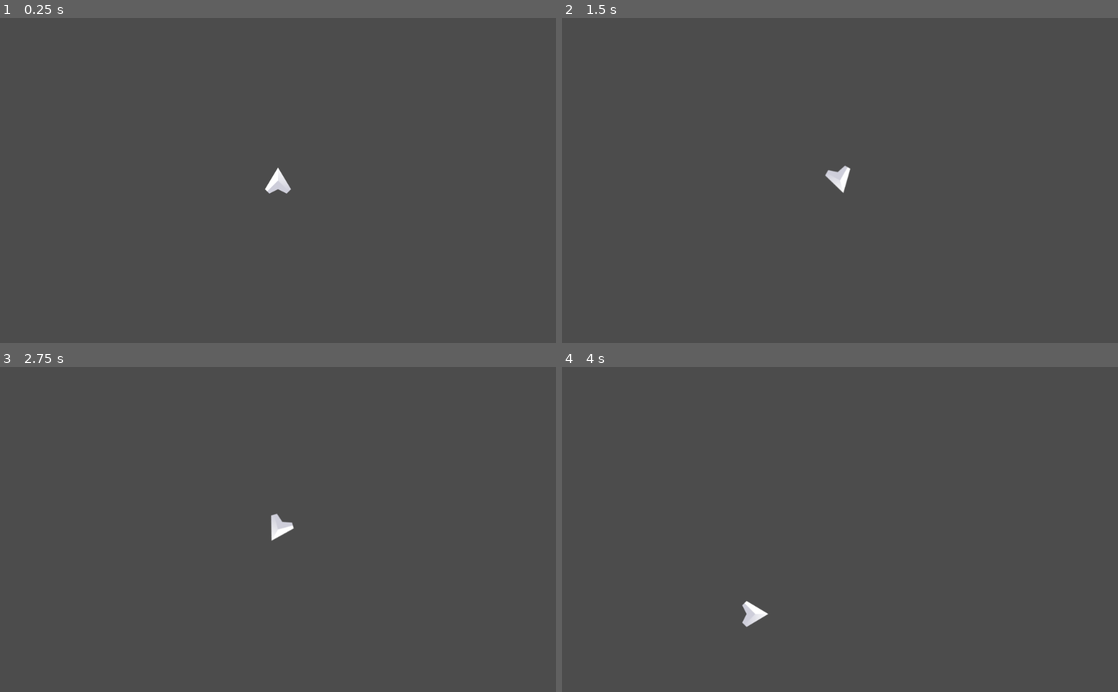
Above: before the commit, frames 1-4 (two rows, left to right).
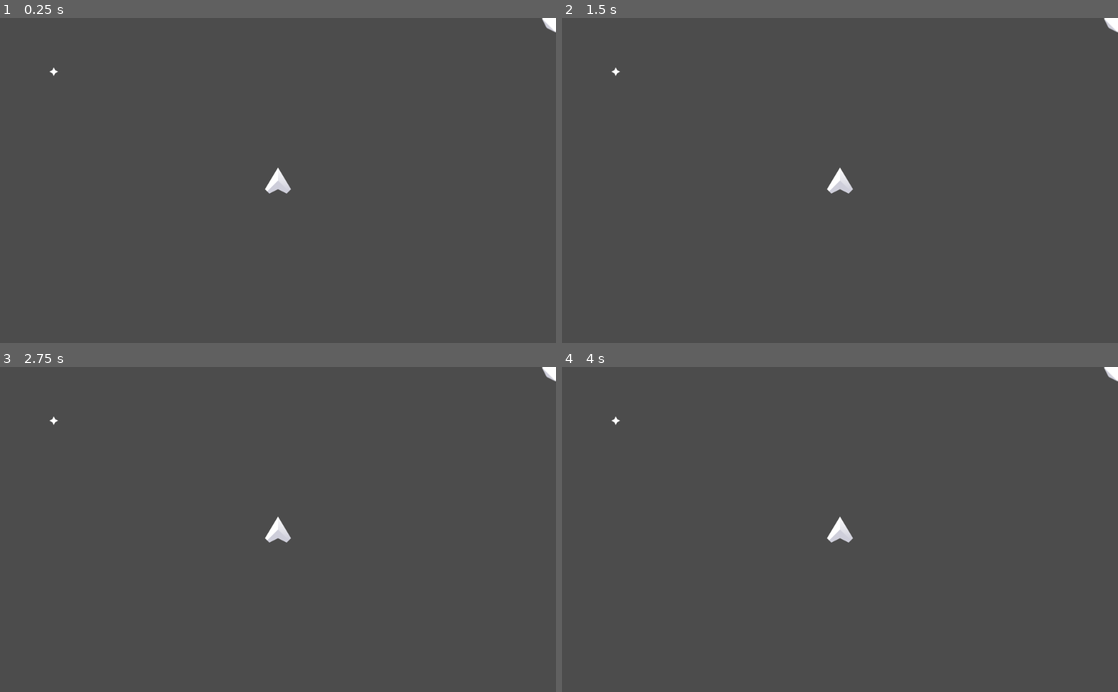
Above: after the commit, the same moments.

Repository: trevrobb/Exercise-02b-Bullets-and-Asteroids
Game: Godot game, scene res://Player/Game.tscn
Same seed, same stepped clock (60 frames per second), same inputs: the game is played once before the commit and once after it. Before the commit the project starts from res://Game.tscn.
Inputs:
- Up to frame 1 (0.25 s): no input
- Up to frame 2 (1.5 s): tap Enter at 0.5 s; hold D (right) 0.53-1.28 s; tap Space (shoot) at 0.6, 1.35 s; hold A (left) from 1.28 s (still down)
- Up to frame 3 (2.75 s): release A (left) at 2.03 s; hold D (right) from 2.03 s (still down); tap Space (shoot) at 2.1 s
- Up to frame 4 (4 s): release D (right) at 2.78 s; hold W (forward) 2.78-3.53 s; tap Space (shoot) at 2.85, 3.6 s; hold A (left) from 3.53 s (still down)

The runs differ from the first frame. In frame 1, 0.1% of the frame differs, in the area x 8-100%, y 0-18%; in frame 2, 0.4%; in frame 3, 0.3%; in frame 4, 0.5%, in the area x 8-100%, y 0-81%.
Error after the commit: Invalid call. Nonexistent function 'is_action_pressed_just_presseda' in base 'InputDefault'. (res://Player/Player.gd:33)

Commit message:
Finished

Diff:
--- /dev/null
+++ b/Asteroid/Asteroid.gd
@@ -0,0 +1,16 @@
+extends KinematicBody2D
+
+var velocity = Vector2.ZERO
+var initial_speed = 3.0
+
+
+
+
+
+func _ready():
+	velocity = Vector2(0,initial_speed*randf()).rotated(PI*2*randf())
+
+func _physics_process(delta):
+	position = position + velocity
+	position.x = wrapf(velocity.x, 0, 1024)
+	position.y = wrapf(velocity.y,0,600)
--- /dev/null
+++ b/Asteroid/Asteroid.tscn
@@ -0,0 +1,13 @@
+[gd_scene load_steps=3 format=2]
+
+[ext_resource path="res://Assets/Asteroid.png" type="Texture" id=1]
+[ext_resource path="res://Asteroid/Asteroid.gd" type="Script" id=2]
+
+[node name="Asteroid" type="KinematicBody2D"]
+script = ExtResource( 2 )
+
+[node name="Sprite" type="Sprite" parent="."]
+texture = ExtResource( 1 )
+
+[node name="CollisionPolygon2D" type="CollisionPolygon2D" parent="."]
+polygon = PoolVector2Array( 21, -17.3, 21, -14.3, 29.1, 4, 26.3, 4, 20.3, 18, 18.6, 18, 2.6, 28, -2.5, 28, -21, 17.1, -21, 14.3, -29.1, -4, -26.2, -4, -17.2, -21, -14.5, -21, -4, -26.2, -4, -29.2 )
--- a/Game.tscn
+++ /dev/null
@@ -1,28 +0,0 @@
-[gd_scene load_steps=4 format=2]
-
-[ext_resource path="res://Assets/Player.png" type="Texture" id=1]
-[ext_resource path="res://Player/Player.gd" type="Script" id=2]
-[ext_resource path="res://Assets/Exhaust.png" type="Texture" id=3]
-
-[node name="Game" type="Node2D"]
-__meta__ = {
-"_editor_description_": "The root of the scene"
-}
-
-[node name="Player" type="KinematicBody2D" parent="."]
-position = Vector2( 512, 300 )
-script = ExtResource( 2 )
-__meta__ = {
-"_edit_group_": true
-}
-
-[node name="Exhaust" type="Sprite" parent="Player"]
-visible = false
-position = Vector2( 0, 40 )
-texture = ExtResource( 3 )
-
-[node name="Sprite" type="Sprite" parent="Player"]
-texture = ExtResource( 1 )
-
-[node name="CollisionPolygon2D" type="CollisionPolygon2D" parent="Player"]
-polygon = PoolVector2Array( 5, -25.2, 5, -22.5, 28.3, 17, 27.2, 19, 25.9, 19, 17.9, 28, 13.6, 28, -0.700001, 21.7, -19, 29, -19, 25.9, -28, 17.9, -28, 14.4, -3, -25.6, -3, -29.2 )
--- a/Global.gd
+++ b/Global.gd
@@ -1,4 +1,8 @@
 extends Node
+
+
+func _ready():
+	randomize()
 
 func _unhandled_input(event):
 	if event.is_action_pressed("menu"):
--- /dev/null
+++ b/Player/Bullet.gd
@@ -0,0 +1,25 @@
+extends KinematicBody2D
+
+var velocity = Vector2.ZERO
+var speed = 500.0
+var damage =1
+
+
+
+
+func _ready():
+
+	velocity = Vector2(0,-speed).rotated(self.rotation)
+
+func _physics_process(_delta):
+	velocity = move_and_slide(velocity, Vector2.ZERO)
+	position = position + velocity
+	position.x = wrapf(position.x,0,1024)
+	position.y = wrapf(position.x,0,600)
+
+func _on_Area2d_body_entered(body):
+	queue_free()
+
+
+func _on_Timer_timeout():
+	queue_free()
--- /dev/null
+++ b/Player/Bullet.tscn
@@ -0,0 +1,30 @@
+[gd_scene load_steps=4 format=2]
+
+[ext_resource path="res://Assets/Bullet.png" type="Texture" id=1]
+[ext_resource path="res://Player/Bullet.gd" type="Script" id=2]
+
+[sub_resource type="CircleShape2D" id=1]
+radius = 12.0
+
+[node name="Bullet" type="KinematicBody2D"]
+collision_layer = 0
+collision_mask = 0
+motion/sync_to_physics = true
+script = ExtResource( 2 )
+
+[node name="Sprite" type="Sprite" parent="."]
+position = Vector2( -1, -1 )
+texture = ExtResource( 1 )
+
+[node name="Timer" type="Timer" parent="."]
+one_shot = true
+autostart = true
+
+[node name="Area2D" type="Area2D" parent="."]
+position = Vector2( 0, 1 )
+
+[node name="CollisionShape2D" type="CollisionShape2D" parent="Area2D"]
+shape = SubResource( 1 )
+
+[node name="CollisionPolygon2D" type="CollisionPolygon2D" parent="."]
+polygon = PoolVector2Array( 12.4, 0.5, 11.3, 3, 9.7, 3, -0.6, 12.4, -3, 11.3, -3, 9.9, -12, 1.9, -12, -1.9, -3, -9.9, -3, -11.3, -0.5, -12.4 )
--- /dev/null
+++ b/Player/Game.tscn
@@ -0,0 +1,44 @@
+[gd_scene load_steps=6 format=2]
+
+[ext_resource path="res://Player/Bullet.tscn" type="PackedScene" id=1]
+[ext_resource path="res://Assets/Player.png" type="Texture" id=2]
+[ext_resource path="res://Assets/Exhaust.png" type="Texture" id=3]
+[ext_resource path="res://Player/Player.gd" type="Script" id=4]
+[ext_resource path="res://Asteroid/Asteroid.tscn" type="PackedScene" id=5]
+
+[node name="Game" type="Node2D"]
+__meta__ = {
+"_editor_description_": "The root of the scene"
+}
+
+[node name="Player" type="KinematicBody2D" parent="."]
+position = Vector2( 512, 300 )
+script = ExtResource( 4 )
+__meta__ = {
+"_edit_group_": true
+}
+
+[node name="Exhaust" type="Sprite" parent="Player"]
+visible = false
+position = Vector2( 0, 40 )
+texture = ExtResource( 3 )
+
+[node name="Sprite" type="Sprite" parent="Player"]
+texture = ExtResource( 2 )
+
+[node name="CollisionPolygon2D" type="CollisionPolygon2D" parent="Player"]
+polygon = PoolVector2Array( 5, -25.2, 5, -22.5, 28.3, 17, 27.2, 19, 25.9, 19, 17.9, 28, 13.6, 28, -0.700001, 21.7, -19, 29, -19, 25.9, -28, 17.9, -28, 14.4, -3, -25.6, -3, -29.2 )
+
+[node name="Bullet" parent="." instance=ExtResource( 1 )]
+position = Vector2( 100, 100 )
+motion/sync_to_physics = false
+
+[node name="Asteroid_Container" type="Node2D" parent="."]
+
+[node name="Asteroid" parent="Asteroid_Container" instance=ExtResource( 5 )]
+
+[node name="Asteroid2" parent="Asteroid_Container" instance=ExtResource( 5 )]
+position = Vector2( 800, 500 )
+
+[node name="Effects" type="Node2D" parent="."]
+position = Vector2( 1, 1 )
--- a/Player/Player.gd
+++ b/Player/Player.gd
@@ -6,23 +6,35 @@
 var speed = 0.1
 var max_speed = 10
 
-
-
+onready var Bullet = load("res://Player/Bullet.tscn")
+var nose = Vector2(0,-60)
 func _ready():
 	pass
 
 func _physics_process(_delta):
+	velocity = velocity + get_input()*speed
+	velocity = velocity.normalized() * clamp(velocity.length(), 0, max_speed)
+	velocity = move_and_slide(velocity, Vector2.ZERO)
 	position = position + velocity
-	velocity = velocity.normalized() * clamp(velocity.length(), 0, max_speed)
+	position.x = wrapf(position.x, 0, 1024)
+	position.y = wrapf(position.y, 0, 600)
 
+func get_input():
+	var to_return = Vector2.ZERO
 	$Exhaust.hide()
 	if Input.is_action_pressed("forward"):
-		velocity = velocity + Vector2(0,-speed).rotated(rotation)
+		to_return.y -= 1
 		$Exhaust.show()
 	if Input.is_action_pressed("left"):
-		rotation_degrees = rotation_degrees - rotation_speed
+		to_return.x-=1
+
 	if Input.is_action_pressed("right"):
-		rotation_degrees = rotation_degrees + rotation_speed
-
-	position.x = wrapf(position.x, 0, 1024)
-	position.y = wrapf(position.y, 0, 600)
+		to_return.x += 1
+	if Input.is_action_pressed_just_presseda("shoot"):
+		var Effects = get_node_or_null("/root/Game/Effects")
+		if Effects != null:
+			var bullet = Bullet.instance()
+			bullet.global_position = self.global_position + nose.rotated(rotation)
+			bullet.roation = self.rotation
+			Effects.add_child(bullet)
+	return to_return.rotated(rotation)
--- a/project.godot
+++ b/project.godot
@@ -11,7 +11,7 @@
 [application]
 
 config/name="Bullets and Asteroids"
-run/main_scene="res://Game.tscn"
+run/main_scene="res://Player/Game.tscn"
 config/icon="res://icon.png"
 
 [autoload]
@@ -22,27 +22,27 @@
 
 forward={
 "deadzone": 0.5,
-"events": [ Object(InputEventKey,"resource_local_to_scene":false,"resource_name":"","device":0,"alt":false,"shift":false,"control":false,"meta":false,"command":false,"pressed":false,"scancode":87,"unicode":0,"echo":false,"script":null)
+"events": [ Object(InputEventKey,"resource_local_to_scene":false,"resource_name":"","device":0,"alt":false,"shift":false,"control":false,"meta":false,"command":false,"pressed":false,"scancode":87,"physical_scancode":0,"unicode":0,"echo":false,"script":null)
  ]
 }
 left={
 "deadzone": 0.5,
-"events": [ Object(InputEventKey,"resource_local_to_scene":false,"resource_name":"","device":0,"alt":false,"shift":false,"control":false,"meta":false,"command":false,"pressed":false,"scancode":65,"unicode":0,"echo":false,"script":null)
+"events": [ Object(InputEventKey,"resource_local_to_scene":false,"resource_name":"","device":0,"alt":false,"shift":false,"control":false,"meta":false,"command":false,"pressed":false,"scancode":65,"physical_scancode":0,"unicode":0,"echo":false,"script":null)
  ]
 }
 right={
 "deadzone": 0.5,
-"events": [ Object(InputEventKey,"resource_local_to_scene":false,"resource_name":"","device":0,"alt":false,"shift":false,"control":false,"meta":false,"command":false,"pressed":false,"scancode":68,"unicode":0,"echo":false,"script":null)
+"events": [ Object(InputEventKey,"resource_local_to_scene":false,"resource_name":"","device":0,"alt":false,"shift":false,"control":false,"meta":false,"command":false,"pressed":false,"scancode":68,"physical_scancode":0,"unicode":0,"echo":false,"script":null)
  ]
 }
 shoot={
 "deadzone": 0.5,
-"events": [ Object(InputEventKey,"resource_local_to_scene":false,"resource_name":"","device":0,"alt":false,"shift":false,"control":false,"meta":false,"command":false,"pressed":false,"scancode":32,"unicode":0,"echo":false,"script":null)
+"events": [ Object(InputEventKey,"resource_local_to_scene":false,"resource_name":"","device":0,"alt":false,"shift":false,"control":false,"meta":false,"command":false,"pressed":false,"scancode":32,"physical_scancode":0,"unicode":0,"echo":false,"script":null)
  ]
 }
 menu={
 "deadzone": 0.5,
-"events": [ Object(InputEventKey,"resource_local_to_scene":false,"resource_name":"","device":0,"alt":false,"shift":false,"control":false,"meta":false,"command":false,"pressed":false,"scancode":16777217,"unicode":0,"echo":false,"script":null)
+"events": [ Object(InputEventKey,"resource_local_to_scene":false,"resource_name":"","device":0,"alt":false,"shift":false,"control":false,"meta":false,"command":false,"pressed":false,"scancode":16777217,"physical_scancode":0,"unicode":0,"echo":false,"script":null)
  ]
 }
 
